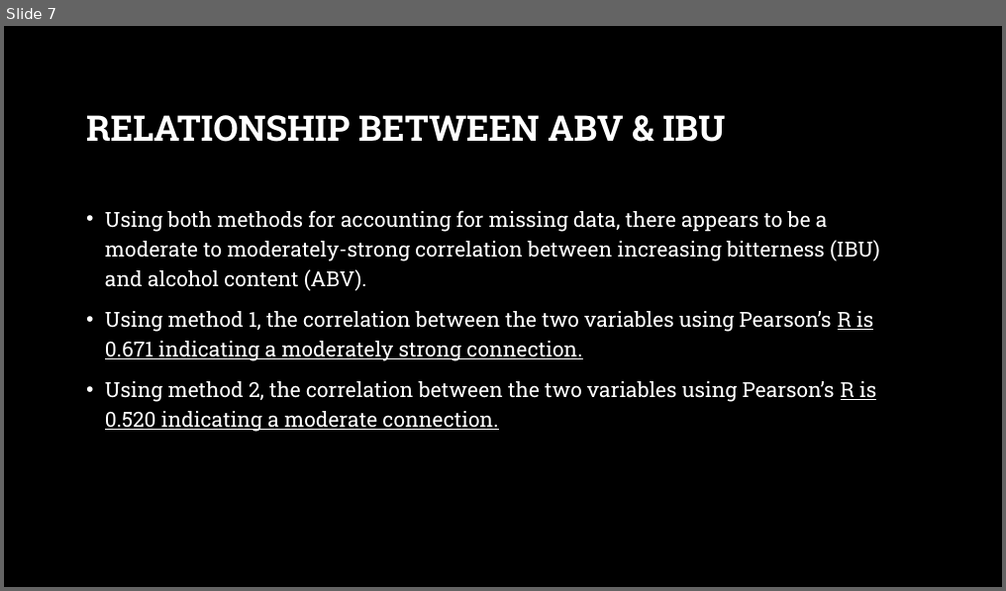
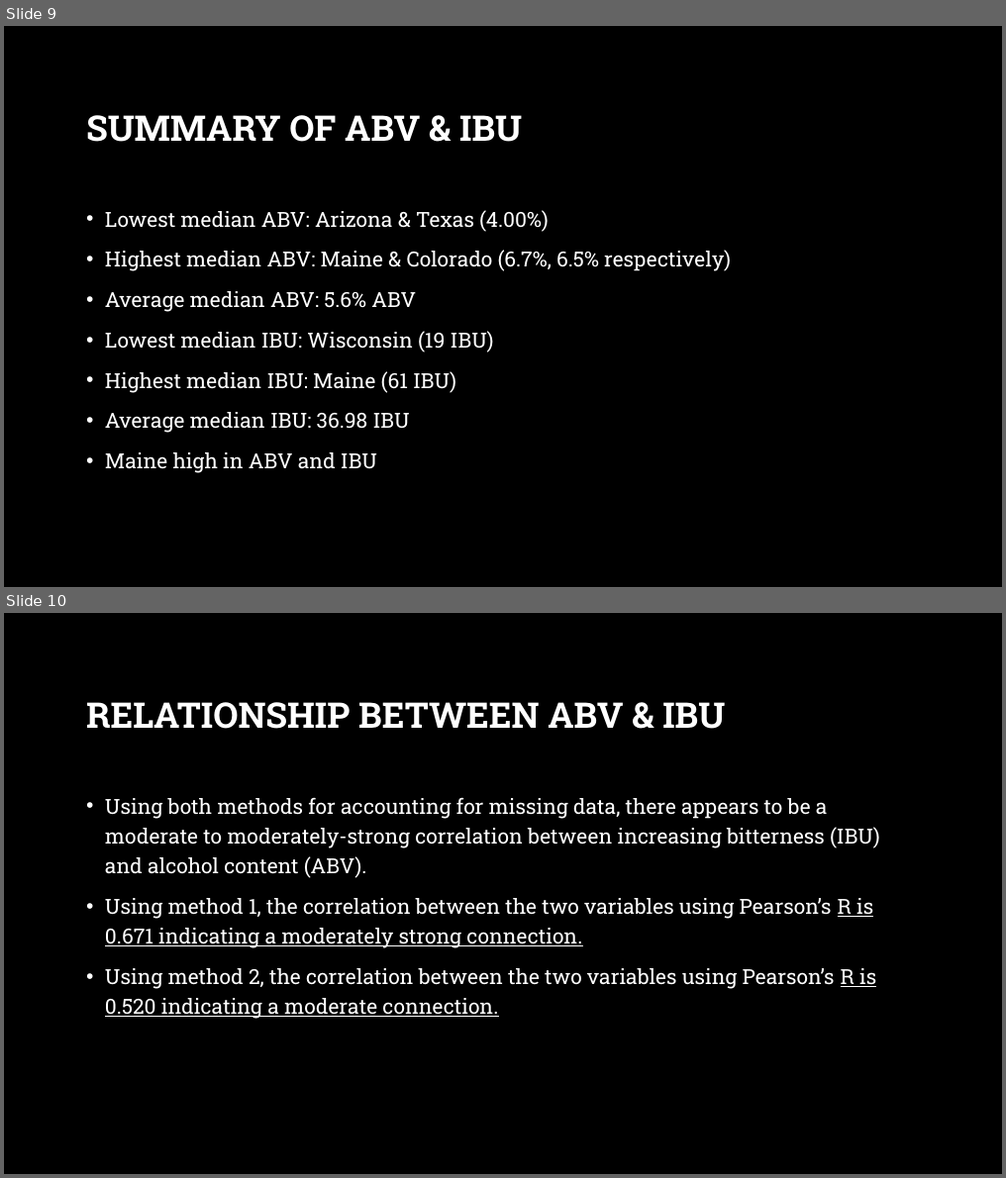
Before and after one commit to IndyD/MSDS-6306-case-study-1, a slide deck: Case Study – Budweiser Brewery Insights.pptx. Shown one above the other, each under a label of ours: slide 7 before the commit, slides 9 and 10 after it. The pictures are 1006x591 and 1006x1178 pixels, drawn with LibreOffice and Linux fonts; fonts in the diff are those of the drawing; background and template pictures are left out. Boxes give left, top, right and bottom in pixels: in the first picture for what was removed or moved away, otherwise in the second. Text is boxed around its words. In the diff, an @@ line names an element or a change of style, - is before the commit and + after.

```diff
--- a/Case Study – Budweiser Brewery Insights.pptx
+++ b/Case Study – Budweiser Brewery Insights.pptx
@@ slide 9 added at (4,26,1002,587), background picture (left out) @@
@@ title added at (86,115,522,142), 34 pt, text #FFFFFF, bold @@
+SUMMARY OF ABV & IBU
@@ text added at (105,210,731,473), 20 pt, text #FFFFFF @@
+• Lowest median ABV: Arizona & Texas (4.00%)
+• Highest median ABV: Maine & Colorado (6.7%, 6.5% respectively)
+• Average median ABV: 5.6% ABV
+• Lowest median IBU: Wisconsin (19 IBU)
+• Highest median IBU: Maine (61 IBU)
+• Average median IBU: 36.98 IBU
+• Maine high in ABV and IBU
@@ what was slide 7 is now slide 10 @@
```
Also in this commit, not shown: 5 slides changed, 4 other slides added, 1 slide removed.
